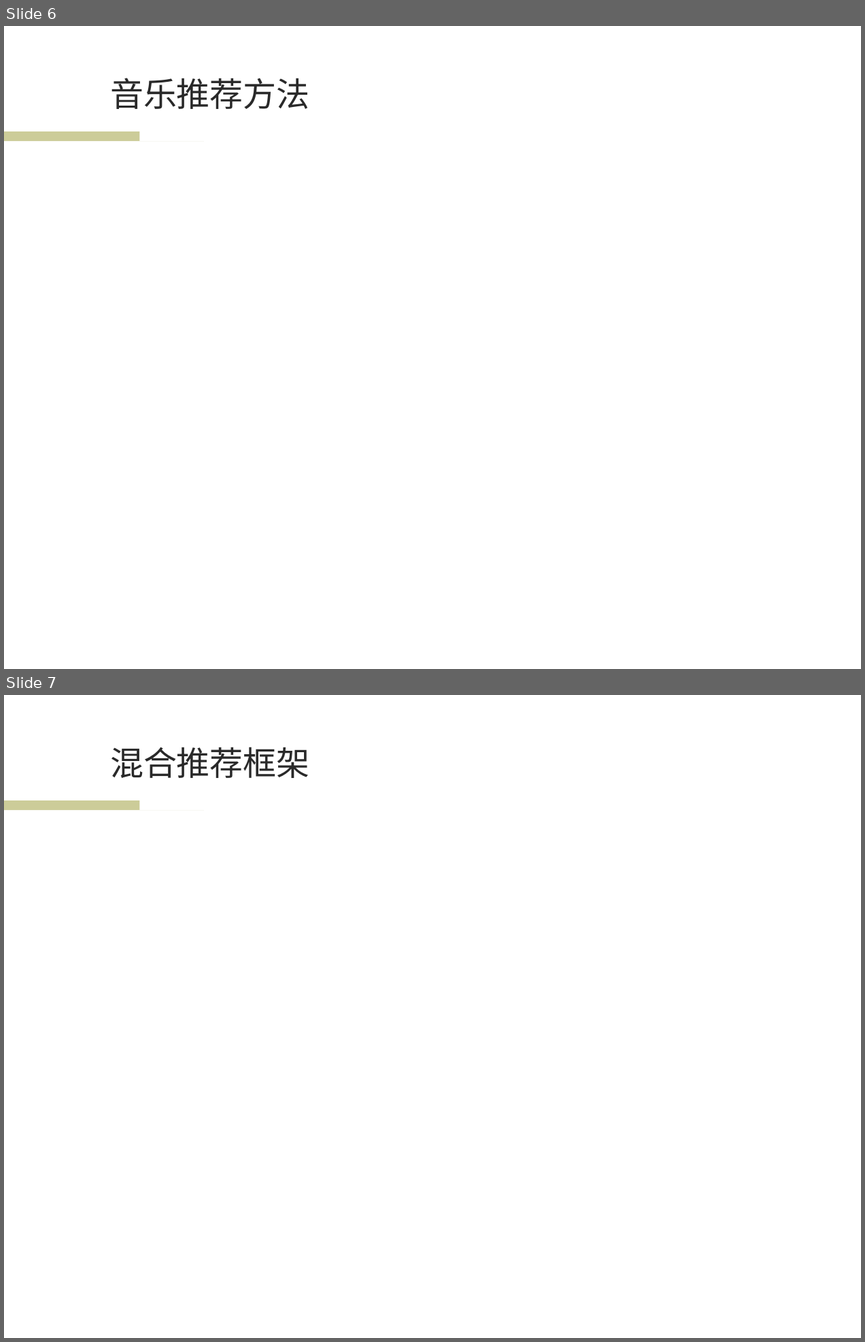
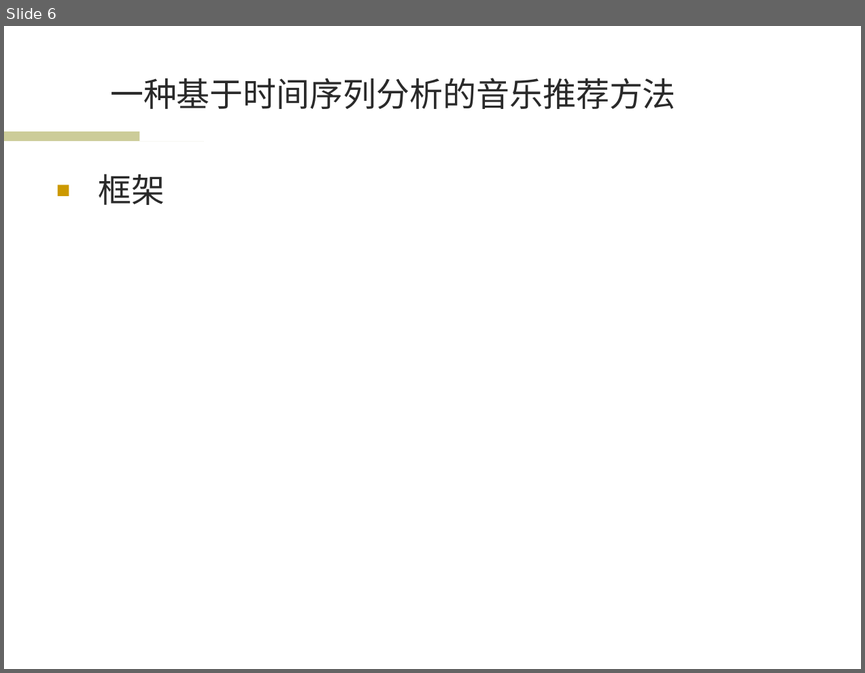
Before and after one commit to wwssttt/NJUThesis, a slide deck: ppt/一种基于时间序列分析的个性化音乐推荐系统及其实现.ppt. Shown one above the other, each under a label of ours: slides 6 and 7 before the commit, slide 6 after it. The pictures are 865x1342 and 865x673 pixels, drawn with LibreOffice and Linux fonts; fonts in the diff are those of the drawing; background and template pictures are left out. Boxes give left, top, right and bottom in pixels: in the first picture for what was removed or moved away, otherwise in the second. Text is boxed around its words. In the diff, an @@ line names an element or a change of style, - is before the commit and + after.

Commit message:
ppt框架

```diff
--- a/ppt/一种基于时间序列分析的个性化音乐推荐系统及其实现.ppt
+++ b/ppt/一种基于时间序列分析的个性化音乐推荐系统及其实现.ppt
@@ slide 7 removed at (4, 695, 861, 1338), background #FFFFFF; not listed: 2 template elements that a slide beside it also shows @@
@@ title removed at (110, 747, 310, 778) @@
-混合推荐框架
@@ slide 6 changed as well @@
@@ title at (110, 78, 676, 109): text changed @@
-音乐推荐方法
+一种基于时间序列分析的音乐推荐方法
@@ text added at (99, 174, 165, 205), 28 pt, text #292929 @@
+■ 框架
```
Also in this commit, not shown: 5 other slides changed, 8 slides added, 3 other slides removed, 1 other file.
